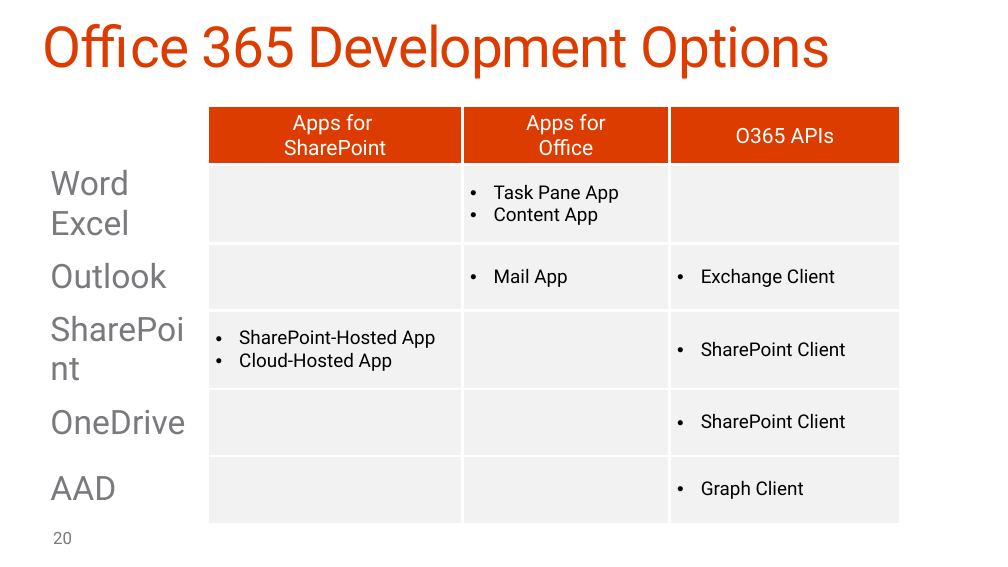
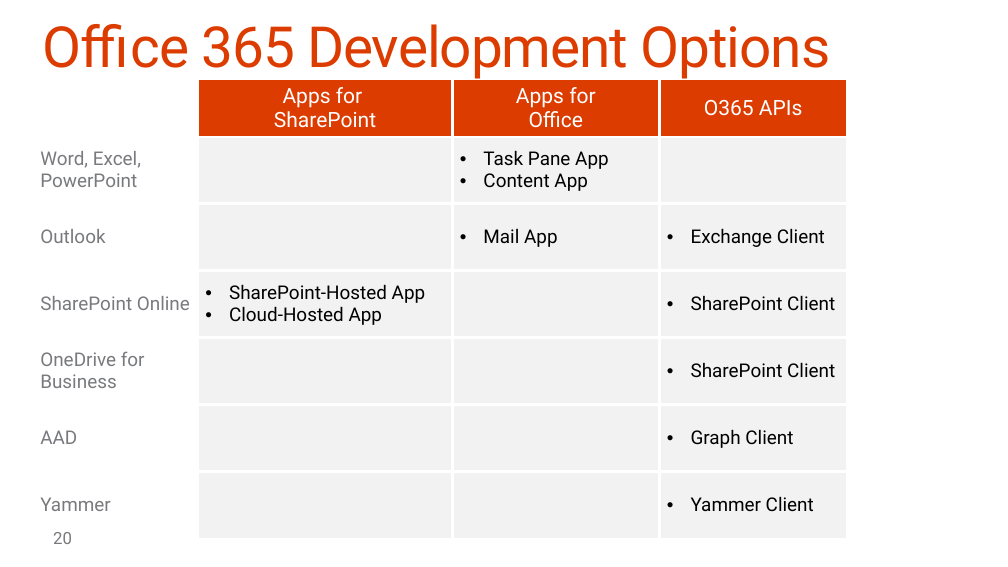
Before and after one commit to stinethebean/DevCampTraining, a slide deck: slide 20 of 02.Setting up the Environments/02.Setting up the Environments.pptx. Drawn at 1008x567 pixels with LibreOffice and Linux fonts; fonts in the diff are those of the drawing; background and template pictures are left out. Boxes give left, top, right and bottom in pixels: in the first picture for what was removed or moved away, otherwise in the second. Text is boxed around its words. In the diff, an @@ line names an element or a change of style, - is before the commit and + after.

Commit message:
Presentation updates

```diff
--- a/02.Setting up the Environments/02.Setting up the Environments.pptx
+++ b/02.Setting up the Environments/02.Setting up the Environments.pptx
@@ table at (33,80,846,539) @@
-row 2, column 1: Word / Excel
+row 2, column 1: Word, Excel, PowerPoint
-row 4, column 1: SharePoint
+row 4, column 1: SharePoint Online
-row 5, column 1: OneDrive
+row 5, column 1: OneDrive for Business
+row 7: Yammer |  |  | Yammer Client
@@ table: place and size @@
-table at (43,107,900,513)
+table at (33,80,846,539)
```
Also in this commit, not shown: 1 other slide changed, 1 other file.
